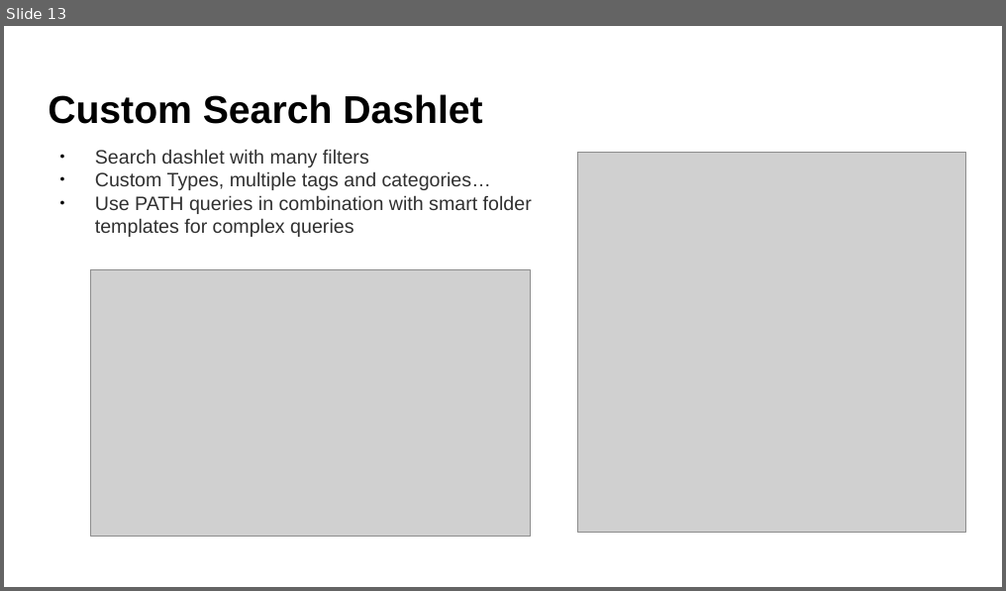
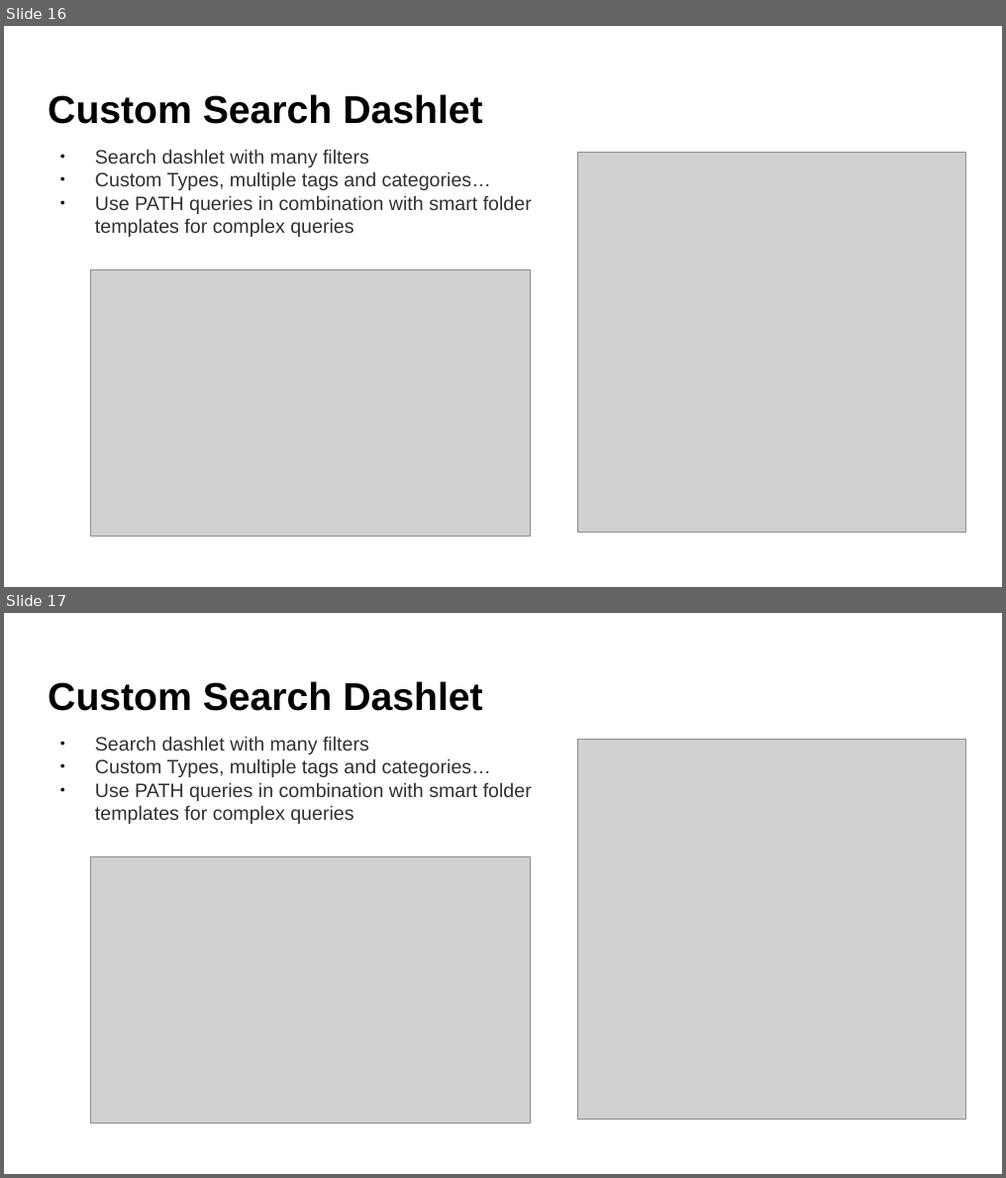
Before and after one commit to OrderOfTheBee/beecon, a slide deck: 2017/assets/files/L08/L08-Javascript API based developments for improving your Alfresco experience [Lightning Talk (5 m)].pptx. Shown one above the other, each under a label of ours: slide 13 before the commit, slides 16 and 17 after it. The pictures are 1006x591 and 1006x1178 pixels, drawn with LibreOffice and Linux fonts; fonts in the diff are those of the drawing; grey boxes stand for pictures; background and template pictures are left out. Boxes give left, top, right and bottom in pixels: in the first picture for what was removed or moved away, otherwise in the second. Text is boxed around its words. In the diff, an @@ line names an element or a change of style, - is before the commit and + after.

```diff
--- a/2017/assets/files/L08/L08-Javascript API based developments for improving your Alfresco experience [Lightning Talk (5 m)].pptx
+++ b/2017/assets/files/L08/L08-Javascript API based developments for improving your Alfresco experience [Lightning Talk (5 m)].pptx
@@ slide 17 added at (4,613,1002,1174), background picture (left out) @@
@@ text added at (48,681,482,711), 28 pt, text #000000, bold @@
+Custom Search Dashlet
@@ text added at (95,736,532,824), 14 pt, text #303030 @@
+● Search dashlet with many filters
+● Custom Types, multiple tags and categories…
+● Use PATH queries in combination with smart folder templates for complex queries
@@ picture added at (578,739,966,1119) @@
@@ picture added at (91,857,531,1124) @@
@@ what was slide 13 is now slide 16 @@
```
Also in this commit, not shown: 1 slide changed, 4 other slides added, 9 other files.
